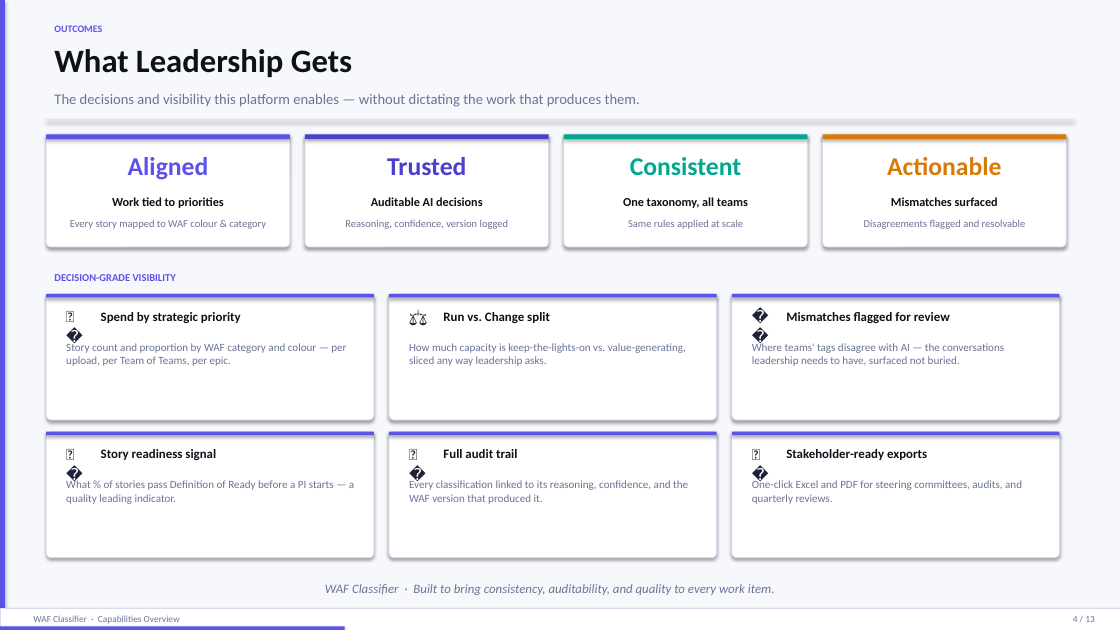
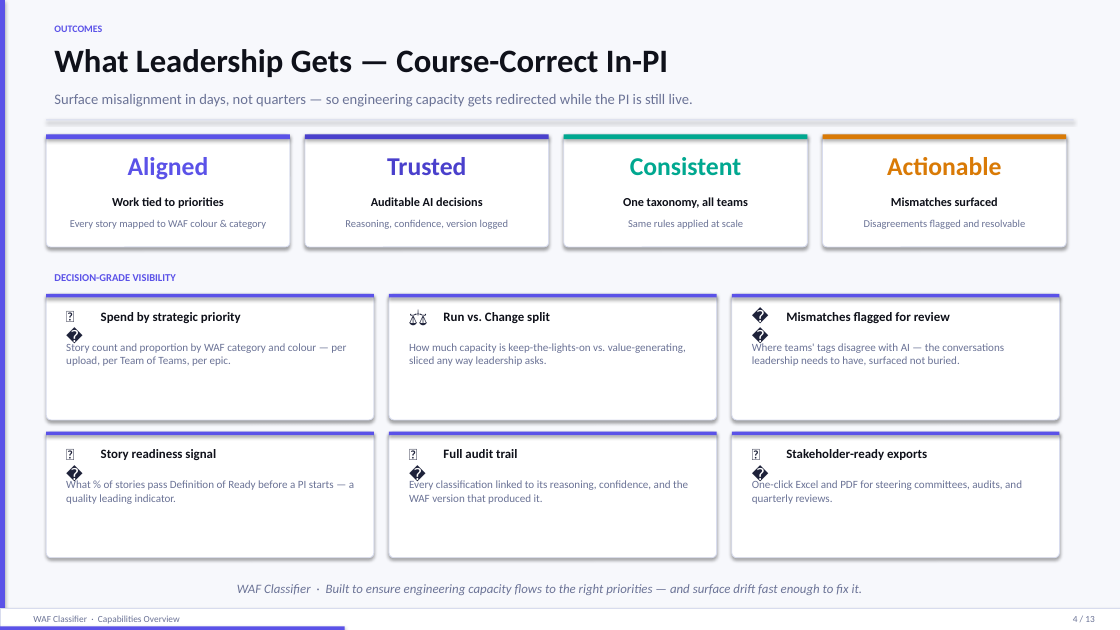
Before and after one commit to ad25343/waf-classifier, a slide deck: slide 4 of static/WAF_Classifier_Capabilities.pptx. Drawn at 1120x630 pixels with LibreOffice and Linux fonts; fonts in the diff are those of the drawing. Boxes give left, top, right and bottom in pixels: in the first picture for what was removed or moved away, otherwise in the second. Text is boxed around its words. In the diff, an @@ line names an element or a change of style, - is before the commit and + after.

```diff
--- a/static/WAF_Classifier_Capabilities.pptx
+++ b/static/WAF_Classifier_Capabilities.pptx
@@ text at <box>54,49,668,77</box>: text changed @@
-What Leadership Gets
+What Leadership Gets — Course-Correct In-PI
@@ text at <box>54,94,693,107</box>: text changed @@
-The decisions and visibility this platform enables — without dictating the work that produces them.
+Surface misalignment in days, not quarters — so engineering capacity gets redirected while the PI is still live.
@@ text at <box>237,584,862,595</box>: text changed @@
-WAF Classifier · Built to bring consistency, auditability, and quality to every work item.
+WAF Classifier · Built to ensure engineering capacity flows to the right priorities — and surface drift fast enough to fix it.
```
Also in this commit, not shown: 1 other slide changed, 2 other files.
